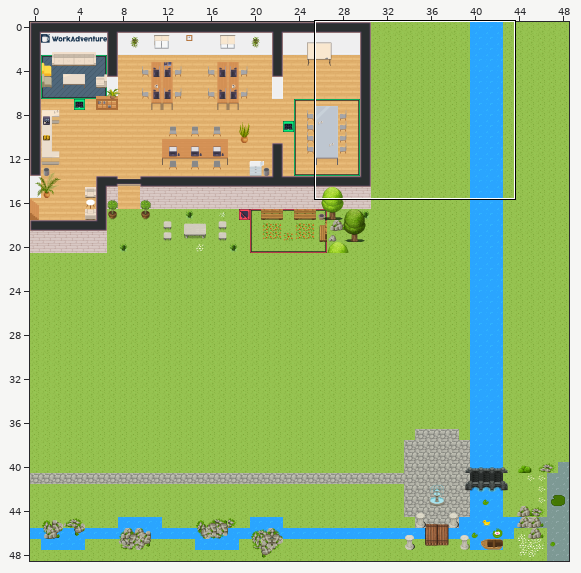
Tiled map (JSON), stored at ZZW.tmj. The picture above shows the old version from afar; the outline marks the close-up.
Close-up. Before:
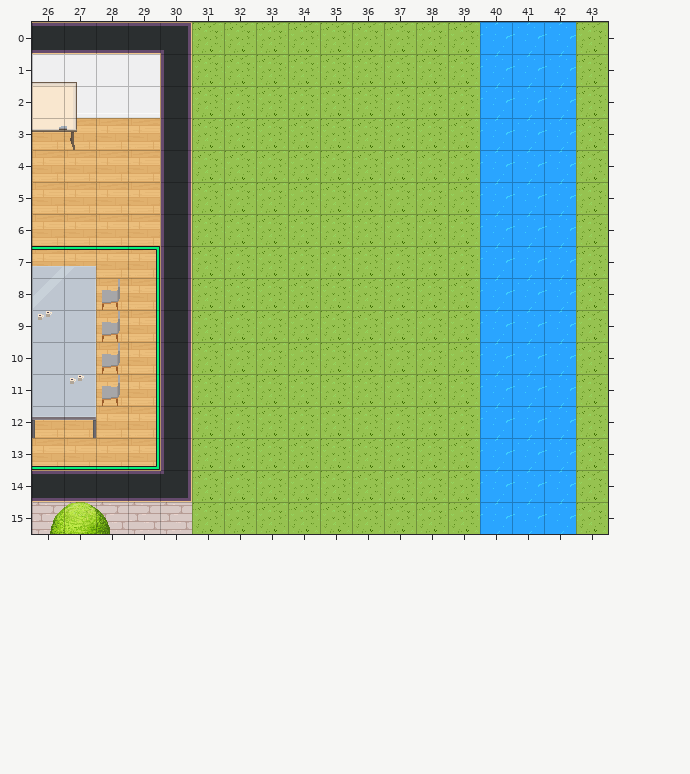
Cells are 32x32 px. Shown: x 26..43, y 0..15. The commit also changed other parts of the map, which this record leaves out.
The same view after the edit:
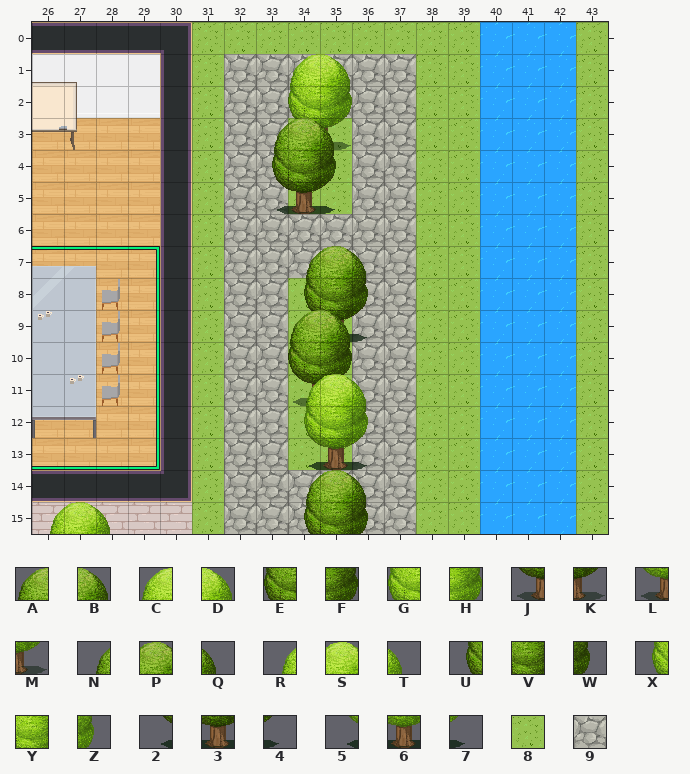
Key: from "WA_Exterior": A 0, B 1, C 3, D 4, E 25, F 26, G 28, H 29, J 50, K 51, L 53, M 54, N 75, P 76, Q 77, R 78, S 79, T 80, U 100, V 101, W 102, X 103, Y 104, Z 105, 2 125, 3 126, 4 127, 5 128, 6 129, 7 130, 8 628, 9 638.
_ is an empty cell, # one hidden under a higher layer, . an unchanged one.
Edits made:
--- layer "floor/floor1"
@@ x 32..37 @@
- 1 888888
- 2 888888
- 3 88..88
- 4 88..88
- 5 88..88
- 6 888888
- 7 888888
- 8 88..88
- 9 88..88
-10 88..88
-11 88..88
-12 88..88
-13 88..88
-14 888888
-15 888888
+ 1 999999
+ 2 999999
+ 3 99..99
+ 4 99..99
+ 5 99..99
+ 6 999999
+ 7 999999
+ 8 99..99
+ 9 99..99
+10 99..99
+11 99..99
+12 99..99
+13 99..99
+14 999999
+15 999#99
--- layer "floor/floor2"
@@ x 34..35 @@
- 1 __
- 2 __
- 3 __
+ 1 CD
+ 2 GH
+ 3 LM
@@ x 34..36 @@
- 7 ___
- 8 _._
- 9 ___
+ 7 NPQ
+ 8 U.W
+ 9 234
@@ x 34..36 @@
-14 ___
-15 _._
+14 NPQ
+15 U.W
--- layer "floor/floor3"
@@ x 34..35 @@
- 9 __
-10 __
-11 __
+ 9 AB
+10 EF
+11 JK
--- layer "floor/floor4"
@@ x 33..35 @@
- 3 ___
- 4 _._
- 5 ___
+ 3 NPQ
+ 4 U.W
+ 5 234
@@ x 34..36 @@
-11 ___
-12 _._
-13 ___
+11 RST
+12 X.Z
+13 567
--- layer "above/above1"
@@ x 33..35 @@
- 1 .__
- 2 .__
- 3 ___
- 4 ___
+ 1 .CD
+ 2 .GH
+ 3 NPQ
+ 4 UVW
@@ x 34..36 @@
- 7 ___
- 8 ___
- 9 __.
-10 __.
-11 ___
-12 ___
+ 7 NPQ
+ 8 UVW
+ 9 AB.
+10 EF.
+11 RST
+12 XYZ
@@ x 34..36 @@
-14 ___
-15 ___
+14 NPQ
+15 UVW
Where, in picture pixels (left, top, right, bottom), the same in both close-ups:
changed: (224, 54, 416, 534)
